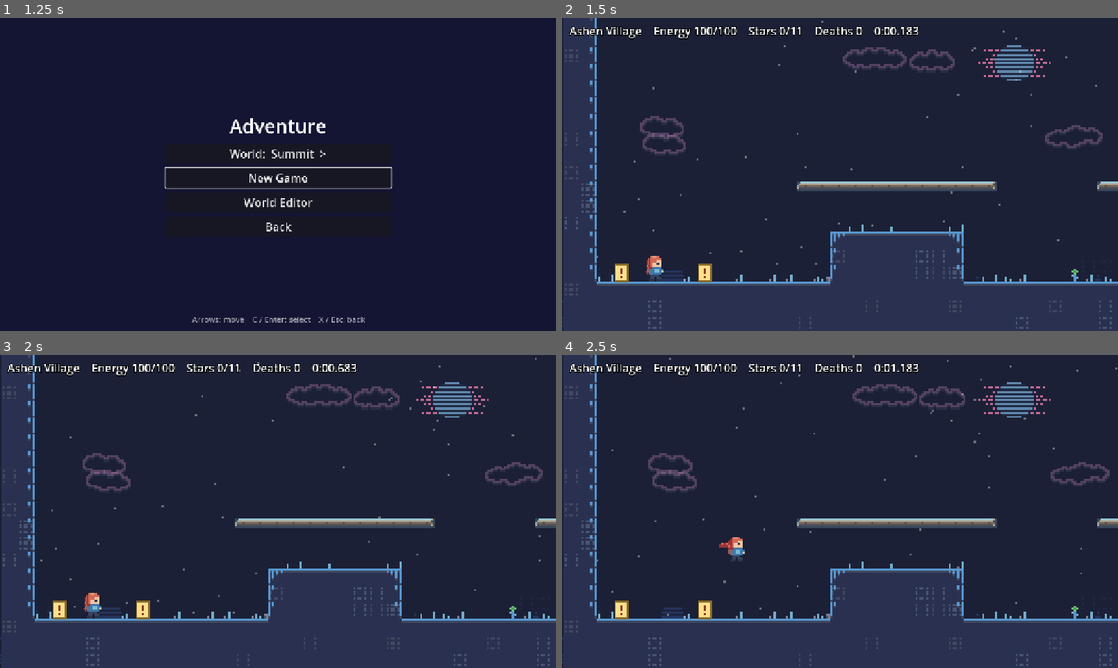
Above: before the commit, frames 1-4 (two rows, left to right).
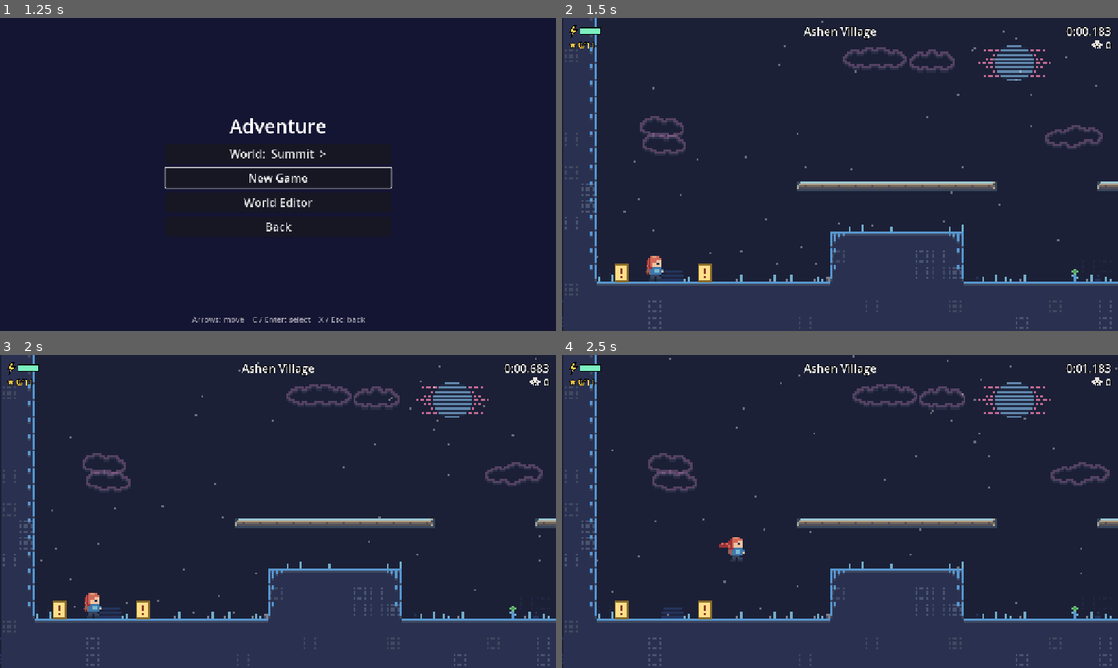
Above: after the commit, the same moments.

Repository: Viridjan/summit
Game: Godot game, scene res://main.tscn
The game is run twice, just before and just after one commit, with the same random seed, the same clock (stepped at 60 frames per second) and the same inputs.
Inputs (mouse positions are in pixels of both pictures, inside the frame that each line leads up to):
- Up to frame 1 (1.25 s): click "Adventure" at 0.5 s
- Up to frame 2 (1.5 s): click "New Game" at 1.25 s
- Up to frame 3 (2 s): no input
- Up to frame 4 (2.5 s): tap Enter (ui_accept) at 2 s; move the mouse to (962, 495) at 2.02 s; hold Right (right) from 2.03 s (still down); hold C (jump) from 2.03 s (still down); tap X (dash) at 2.1 s; click (962, 495) at 2.17 s

Frame 1 is identical in both runs. In frame 2, 1.5% of the frame differs, in the area x 1-99%, y 2-10%; in frame 3, 1.5%; in frame 4, 1.5%.

Commit message:
Add a drawn HUD; tune swimming, waterfalls and the water drain
- HUD: a lightning bolt and one bar per energy block (top left, stars
  under it), the area name (top centre), the timer and a skull with the
  death count (top right).
- Underwater: move along the floor as mid-water, and jump (stroke) on
  every press, no cooldown.
- Waterfalls pull down (600 px/s² towards 70 px/s) instead of pinning
  the player, so jumps inside them still rise, less.
- Water drains 20 energy per second (2 every 0.1 s).

Co-Authored-By: Claude Opus 5.5 <noreply@anthropic.com>

Diff:
--- a/scripts/adventure.gd
+++ b/scripts/adventure.gd
@@ -12,7 +12,7 @@
 # The HUD shows blocks; the code counts 100 energy per block. A run starts with 1 block.
 const ENERGY_PER_BLOCK := 100.0
 const ENERGY_REGEN := 3.0  # per second, only inside a partly spent block
-const WATER_DRAIN := 5.0  # per second while in water (0.5 every 0.1 s); no regeneration there
+const WATER_DRAIN := 20.0  # per second while in water (2 every 0.1 s); no regeneration there
 
 # -> {"start": String, "rooms": {name: {"pos": Vector2i (tiles), "level": Dictionary}}}
 # Rooms whose file is missing or invalid are skipped.
--- a/scripts/debug_panel.gd
+++ b/scripts/debug_panel.gd
@@ -385,12 +385,12 @@
 		"Launch: thrown by a bumper; air control is reduced until speed drops.",
 		"Dream Dash: dashing through a dream block, moving straight until you exit.",
 		"Star Fly: feather flight; steer freely until the timer runs out.",
-		"Normal (Underwater): replaces Normal while the player's centre is in water. No walking on the floor and no normal jump: Jumping (Underwater) is a weaker stroke, from the floor or mid-water. Slow sinking; dash still works; energy drains (adventure).",
+		"Normal (Underwater): replaces Normal while the player's centre is in water. No walking on the floor (it moves as mid-water) and no normal jump: Jumping (Underwater) is a weaker stroke, from the floor or mid-water, every time jump is pressed. Slow sinking; dash still works; energy drains (adventure).",
 	]
 	# Layers run on top of the state machine (rows under it, lit while active), not states: [name, help].
 	const LAYERS := [
 		["Attack", "Attack (layer): a swing in the held direction (attack key). It runs on top of the current state: while running, dashing (a dash attack), climbing or flying. Not inside bubbles or dream blocks. Lit while swinging."],
-		["Waterfall", "Waterfall (layer): inside falling water. Pushes the player down, so they can't rise or jump up through it. Runs on top of the current state."],
+		["Waterfall", "Waterfall (layer): inside falling water. Pulls the player down: jumps inside it rise much less. Runs on top of the current state."],
 	]
 	static func layer_on(p, layer: String) -> bool:
 		match layer:
--- a/scripts/player.gd
+++ b/scripts/player.gd
@@ -128,10 +128,10 @@
 const WATER_DRAG := 500.0
 const WATER_ACCEL := 400.0
 const WATER_STROKE := -100.0  # Jumping (Underwater): ~14 px of rise, against ~27 px for a normal jump
-const WATER_STROKE_COOLDOWN := 0.3
 const WATER_SURFACE_REACH := 12  # px: with the surface this close above the centre, jump leaps out (a normal jump)
 # Layer: applied on top of whatever state runs (_layers), not a state of its own.
-const WATERFALL_PUSH := 90.0  # inside a waterfall: can't rise, pushed down at least this fast
+const WATERFALL_PUSH := 70.0  # inside a waterfall: pulled down towards this speed...
+const WATERFALL_FORCE := 600.0  # ...this hard (px/s²): jumps still rise, but much less
 const DAMAGE_SCALE := 0.8  # hazards and enemies hit a box 20% smaller than the hurtbox
 const HURT_DUCK := Rect2i(-4, -6, 8, 4)
 const HURT_FLY := Rect2i(-3, -9, 6, 6)
@@ -152,7 +152,6 @@
 var prev_state := ST_NORMAL
 var dead := false
 var underwater := false  # centre inside water: Normal becomes Normal (Underwater)
-var stroke_timer := 0.0
 var in_waterfall := false  # layer: hurtbox inside a waterfall
 var bubble_t := 0.0
 
@@ -347,32 +346,29 @@
 func can_dash() -> bool:
 	return dash_buf > 0 and dash_cooldown_timer <= 0 and dashes > 0 and DASH_DIRS != 0
 
-# Layers on top of the current state: a waterfall pushes the player down.
-func _layers(_dt: float) -> void:
+# Layers on top of the current state: a waterfall pulls the player down.
+func _layers(dt: float) -> void:
 	in_waterfall = w.liquid_at(hurt_rect(), "waterfall")
-	if in_waterfall:
-		speed.y = maxf(speed.y, WATERFALL_PUSH)
+	if in_waterfall and speed.y < WATERFALL_PUSH:
+		speed.y = approach(speed.y, WATERFALL_PUSH, WATERFALL_FORCE * dt)
 
 # ---------------- NORMAL (UNDERWATER) ----------------
-# Replaces Normal in water: no walking on the floor and no normal jump; Jumping (Underwater) is a weaker
-# stroke that works from the floor or mid-water. Dash still works. Leaving the water returns to Normal.
+# Replaces Normal in water: no walking on the floor (it moves as mid-water) and no normal jump; Jumping (Underwater) is a weaker
+# stroke that works from the floor or mid-water, every time jump is pressed. Dash still works. Leaving the water returns to Normal.
 func _swim_update(dt: float) -> int:
 	if not underwater:
 		return ST_NORMAL
 	if can_dash():
 		return _start_dash()
-	if on_ground:  # the floor gives no footing: no walking
-		speed.x = approach(speed.x, 0, RUN_ACCEL * dt)
-	elif absf(speed.x) > WATER_MAX_X:
+	# horizontal: the same as mid-water, also along the floor (no walking: the air poses, swim speed)
+	if absf(speed.x) > WATER_MAX_X:
 		speed.x = approach(speed.x, WATER_MAX_X * signf(speed.x), WATER_DRAG * dt)
 	else:
 		speed.x = approach(speed.x, WATER_MAX_X * move_x, WATER_ACCEL * dt)
 	if not on_ground:
 		speed.y = approach(speed.y, WATER_MAX_FALL, GRAVITY * (1.0 - WATER_BUOYANCY) * dt)
 	speed.y = maxf(speed.y, -WATER_MAX_RISE)
-	stroke_timer -= dt
-	if jump_pressed() and stroke_timer <= 0:
-		stroke_timer = WATER_STROKE_COOLDOWN
+	if jump_pressed():  # every press, as often as you like
 		on_ground = false
 		if not w.liquid_at(Rect2i(Vector2i(center()) - Vector2i(0, WATER_SURFACE_REACH), Vector2i.ONE), "water"):
 			jump()  # the surface is close: a full jump out of the water
@@ -1874,7 +1870,7 @@
 		return "wall_slide"
 	if ducking():
 		return "duck"
-	if not on_ground:
+	if not on_ground or state == ST_SWIM:  # underwater: always the air poses, never walking
 		if speed.y < -40:
 			return "jump"
 		if speed.y < 40:
--- a/scripts/world.gd
+++ b/scripts/world.gd
@@ -20,6 +20,61 @@
 	var screen: Node2D
 	func _draw() -> void:
 		screen._draw_background(self)
+
+# On-screen HUD: energy (top left), area name (top centre), timer and deaths (top right).
+class Hud extends Control:
+	const M := 16.0  # margin from the screen edges
+	const BOLT := [Vector2(10, 0), Vector2(1, 16), Vector2(8, 16), Vector2(4, 28), Vector2(18, 10), Vector2(11, 10), Vector2(16, 0)]
+	const SKULL := ["  ####  ", " ###### ", "##.##.##", "########", " ##..## ", "  # # # "]  # 8x6, "." = eye/nose holes
+	var world
+
+	# Fill of each energy block, 0..1, first block first (energy counts 100 per block).
+	static func block_fills(energy: float, blocks: int) -> Array:
+		var out := []
+		for i in blocks:
+			out.append(clampf((energy - i * 100.0) / 100.0, 0.0, 1.0))
+		return out
+
+	func _text(font: Font, at: Vector2, s: String, fs: int, col := Color.WHITE) -> void:
+		draw_string_outline(font, at, s, HORIZONTAL_ALIGNMENT_LEFT, -1, fs, 6, Color.BLACK)
+		draw_string(font, at, s, HORIZONTAL_ALIGNMENT_LEFT, -1, fs, col)
+
+	func _draw() -> void:
+		var font := get_theme_font("font", "Label")
+		var w = world
+		var sz := get_viewport_rect().size
+		var y := M
+		# top left: energy (adventure) as a bolt and one bar per block, then the stars
+		if w.adventure():
+			var bolt := PackedVector2Array(BOLT.map(func(p): return p + Vector2(M, y)))
+			draw_colored_polygon(bolt, Color("ffd84a"))
+			draw_polyline(bolt + PackedVector2Array([bolt[0]]), Color.BLACK, 2.0)
+			var low: bool = Game.adv.energy < 30.0
+			var x := M + 26.0
+			for f in block_fills(Game.adv.energy, int(Game.adv.blocks)):
+				var r := Rect2(x, y + 7, 46, 14)
+				draw_rect(r.grow(2), Color.BLACK)
+				draw_rect(r, Color(0.12, 0.15, 0.2))
+				draw_rect(Rect2(r.position, Vector2(r.size.x * f, r.size.y)), Color("ff9a4a") if low else Color("7cf0c0"))
+				x += 54.0
+			y += 34.0
+		if w.total_berries > 0:
+			_text(font, Vector2(M, y + 18), "★ %d/%d" % [w.collected.size(), w.total_berries], 18, Color("ffd34e"))
+		# top centre: the area's name
+		var area: String = w.data.get("name", "")
+		var aw := font.get_string_size(area, HORIZONTAL_ALIGNMENT_LEFT, -1, 26).x
+		_text(font, Vector2((sz.x - aw) / 2.0, M + 24), area, 26)
+		# top right: timer, deaths under it
+		var t: String = Game.fmt_time(w.time)
+		_text(font, Vector2(sz.x - M - font.get_string_size(t, HORIZONTAL_ALIGNMENT_LEFT, -1, 26).x, M + 24), t, 26)
+		var d := str(w.deaths)
+		var dx: float = sz.x - M - font.get_string_size(d, HORIZONTAL_ALIGNMENT_LEFT, -1, 22).x
+		_text(font, Vector2(dx, M + 54), d, 22)
+		for row in SKULL.size():  # skull icon left of the number, 3 px per pixel
+			for col in 8:
+				var c: String = SKULL[row][col]
+				if c != " ":
+					draw_rect(Rect2(dx - 32 + col * 3, M + 36 + row * 3, 3, 3), Color.BLACK if c == "." else Color("e8e4dc"))
 
 var tile_layer: TileLayer
 var background: Background
@@ -65,7 +120,7 @@
 
 var ui: CanvasLayer
 var touch: Control  # phone controls, only on touchscreens
-var hud: Label
+var hud: Hud
 var note_label: Label  # design note under the player (entities.gd Note)
 var note_t := 0.0
 var spawn_queue: Array = []  # entity dicts to add after this tick (spawn_entity); never saved
@@ -110,11 +165,11 @@
 	cam.make_current()
 	ui = CanvasLayer.new()
 	add_child(ui)
-	hud = Label.new()
-	hud.position = Vector2(16, 10)
+	hud = Hud.new()
+	hud.world = self
 	hud.theme = Game.theme
-	hud.add_theme_color_override("font_outline_color", Color.BLACK)
-	hud.add_theme_constant_override("outline_size", 6)
+	hud.mouse_filter = Control.MOUSE_FILTER_IGNORE
+	hud.set_anchors_and_offsets_preset(Control.PRESET_FULL_RECT)
 	ui.add_child(hud)
 	if TouchControls.wanted():
 		touch = TouchControls.new()
@@ -615,7 +670,7 @@
 	cam.position = (cam_pos + off).round()
 	note_t -= dt
 	note_label.visible = note_t > 0 and map_view == null
-	hud.text = ("%s    Energy %d/%d    " % [data.get("name", ""), Game.adv.energy, Adventure.energy_max(Game.adv)] if adventure() else "") + "Stars %d/%d    Deaths %d    %s" % [collected.size(), total_berries, deaths, Game.fmt_time(time)]
+	hud.queue_redraw()
 	_redraw()
 
 func _clamp_cam(t: Vector2) -> Vector2:
--- a/tests/test_runner.gd
+++ b/tests/test_runner.gd
@@ -374,7 +374,7 @@
 		if walk > 0:
 			walk -= 1
 		elif p().state == p().ST_SWIM:  # swim: stroke whenever the last one is done
-			if p().stroke_timer <= 0 and p().underwater:
+			if i % 15 == 0 and p().underwater:
 				p().tap["jump"] = true
 		elif p().on_ground and p().speed.y >= 0 and sw.collide_solid(head) == null:
 			if absf(p().pos.x - jumped_at) < 1:  # the last jump got nowhere (a trunk ahead): walk a bit instead
@@ -1188,13 +1188,17 @@
 	p().dead = false
 	p().die(Vector2.ZERO)
 	check(w.deaths == 1 and Game.adv.energy == 200.0, "a hit on the last block is a death and refills energy")
-	# water drains 0.5 energy every 0.1 s and stops regeneration; at 0 energy in water the player dies
+	# HUD energy bars: one per block, filled by its share of the energy
+	var fills: Array = load("res://scripts/world.gd").Hud.block_fills(150.0, 3)
+	check(fills == [1.0, 0.5, 0.0], "HUD energy bars fill block by block (%s)" % [fills])
+
+	# water drains 2 energy every 0.1 s and stops regeneration; at 0 energy in water the player dies
 	make_world([{"t": "water", "x": 0, "y": 20 * 8, "w": 40 * 8, "h": 10 * 8}])
 	step(5)
 	Game.adv.energy = 150.0
 	var before: float = Game.adv.energy
 	step(60)
-	check(w.in_water() and is_equal_approx(before - Game.adv.energy, 5.0), "a second in water costs 5 energy, no regeneration (%s)" % (before - Game.adv.energy))
+	check(w.in_water() and is_equal_approx(before - Game.adv.energy, 20.0), "a second in water costs 20 energy, no regeneration (%s)" % (before - Game.adv.energy))
 	Game.adv.energy = 0.004
 	var deaths_before: int = w.deaths
 	step(2)
@@ -1512,11 +1516,15 @@
 	p().tap = {"jump": true}
 	step()
 	check(p().state == p().ST_SWIM and p().speed.y < 0, "Jumping (Underwater) works mid-water (%s)" % p().speed.y)
+	step(2)
+	p().tap = {"jump": true}
+	step()
+	check(p().speed.y == p().WATER_STROKE, "underwater, jump works every time it's pressed (%s)" % p().speed.y)
 	step(400)  # settle on the floor
 	var bed_x: float = p().pos.x
 	p().hold = {"right": true}
 	step(30)
-	check(p().on_ground and absf(p().pos.x - bed_x) < 2, "no walking on the floor underwater (moved %s px)" % (p().pos.x - bed_x))
+	check(p().on_ground and p().pos.x - bed_x > 20 and p()._animation() != "run", "along the floor underwater the player moves as mid-water, not walking (moved %s px, pose %s)" % [p().pos.x - bed_x, p()._animation()])
 	p().hold = {}
 	var bed_y: float = p().pos.y
 	var top_swim := bed_y
@@ -1552,11 +1560,24 @@
 	step(5)
 	var fall_floor: float = p().pos.y
 	p().tap = {"jump": true}
+	p().hold = {"jump": true}
 	var top_y := fall_floor
-	for k in 10:
+	for k in 40:
 		step()
 		top_y = minf(top_y, p().pos.y)
-	check(p().in_waterfall and top_y >= fall_floor - 1, "a waterfall layer pushes down: no jumping up inside it (rose %s px)" % (fall_floor - top_y))
+	p().hold = {}
+	var fall_rise: float = fall_floor - top_y
+	make_world([])
+	step(5)
+	var free_floor: float = p().pos.y
+	p().tap = {"jump": true}
+	p().hold = {"jump": true}
+	var free_top := free_floor
+	for k in 40:
+		step()
+		free_top = minf(free_top, p().pos.y)
+	p().hold = {}
+	check(fall_rise > 8 and fall_rise < (free_floor - free_top) * 0.8, "a waterfall layer pulls down: a jump inside it still rises, but less (%s px vs %s px)" % [fall_rise, free_floor - free_top])
 
 	# down + jump on a jump-through drops through it; jump alone still jumps
 	make_world([{"t": "jumpthru", "x": 64, "y": 20 * 8, "w": 48, "h": 8}])
Not shown, changed: gdd.txt
Not shown, changed: TODO.md
Not shown, changed: docs/STORY_DESIGN.md
